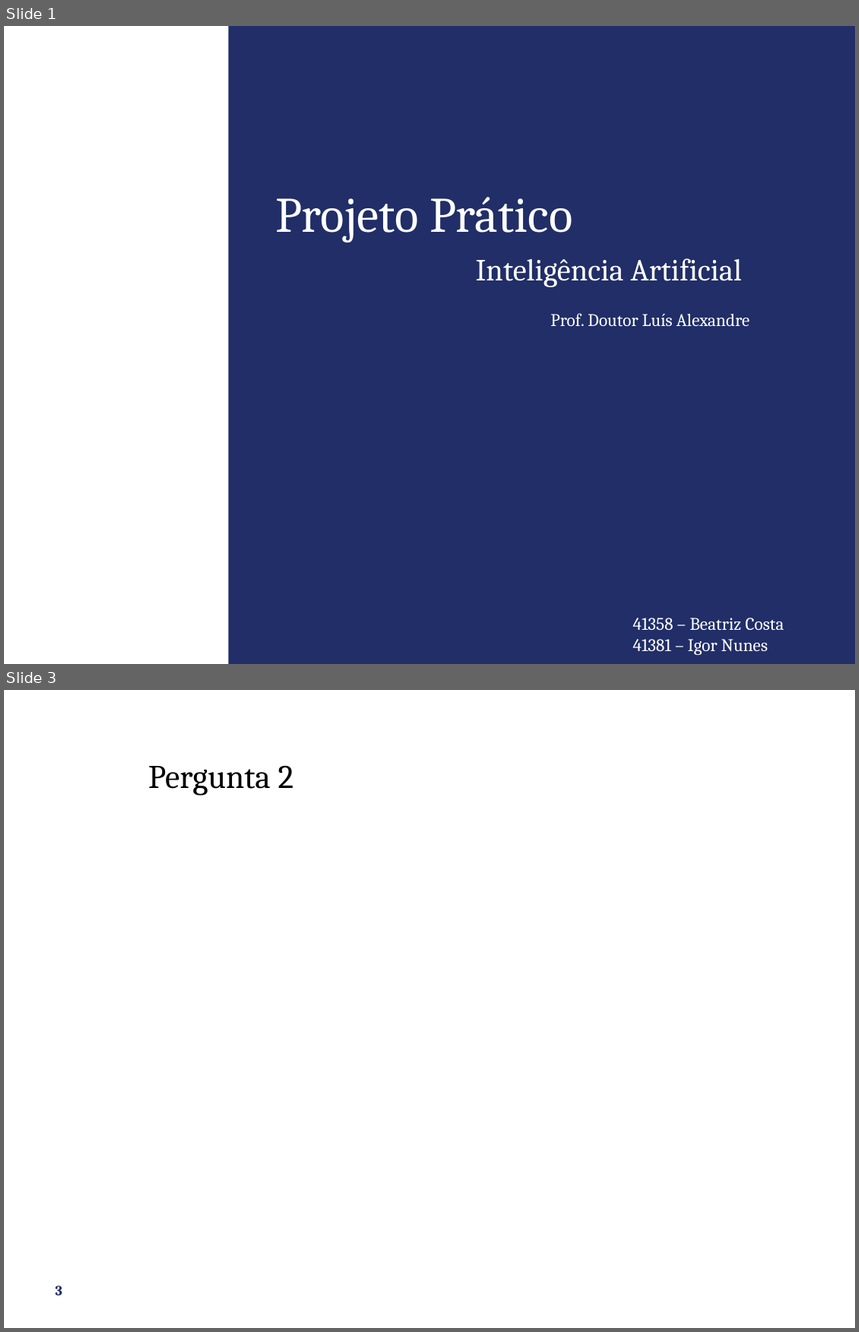
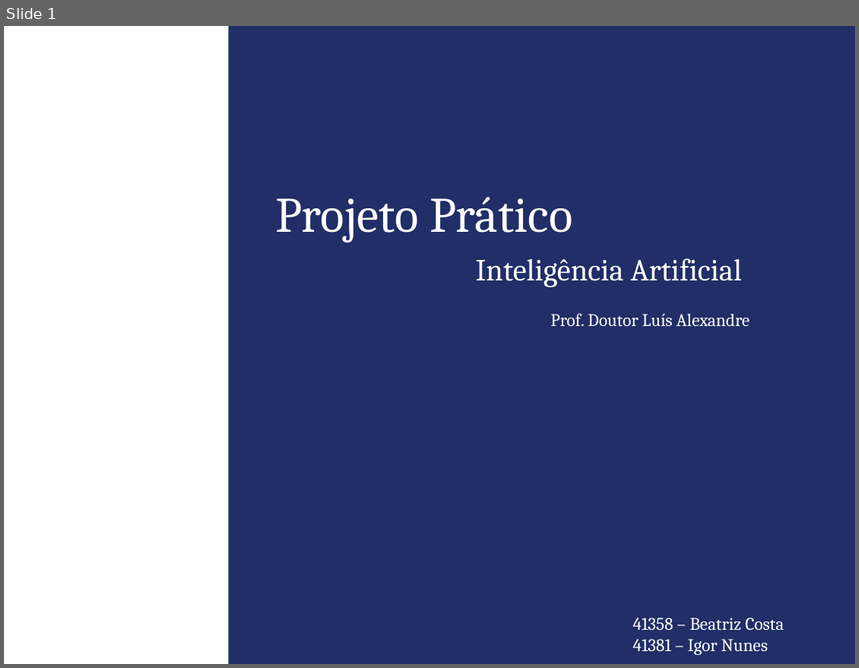
Before and after one commit to ibnunes/Andarilho, a slide deck: Presentation.ppt. Shown one above the other, each under a label of ours: slides 1 and 3 before the commit, slide 1 after it; the slides between them are not shown. The pictures are 859x1332 and 859x668 pixels, drawn with LibreOffice and Linux fonts; fonts in the diff are those of the drawing; background and template pictures are left out. Boxes give left, top, right and bottom in pixels: in the first picture for what was removed or moved away, otherwise in the second. Text is boxed around its words. In the diff, an @@ line names an element or a change of style, - is before the commit and + after.

```diff
--- a/Presentation.ppt
+++ b/Presentation.ppt
@@ slide 3 removed at [4, 690, 855, 1328], background #FFFFFF @@
@@ title removed at [148, 765, 294, 796] @@
-Pergunta 2
@@ page number removed at [55, 1286, 62, 1296] @@
-3
```
Also in this commit, not shown: 5 slides added, 7 other slides removed.
